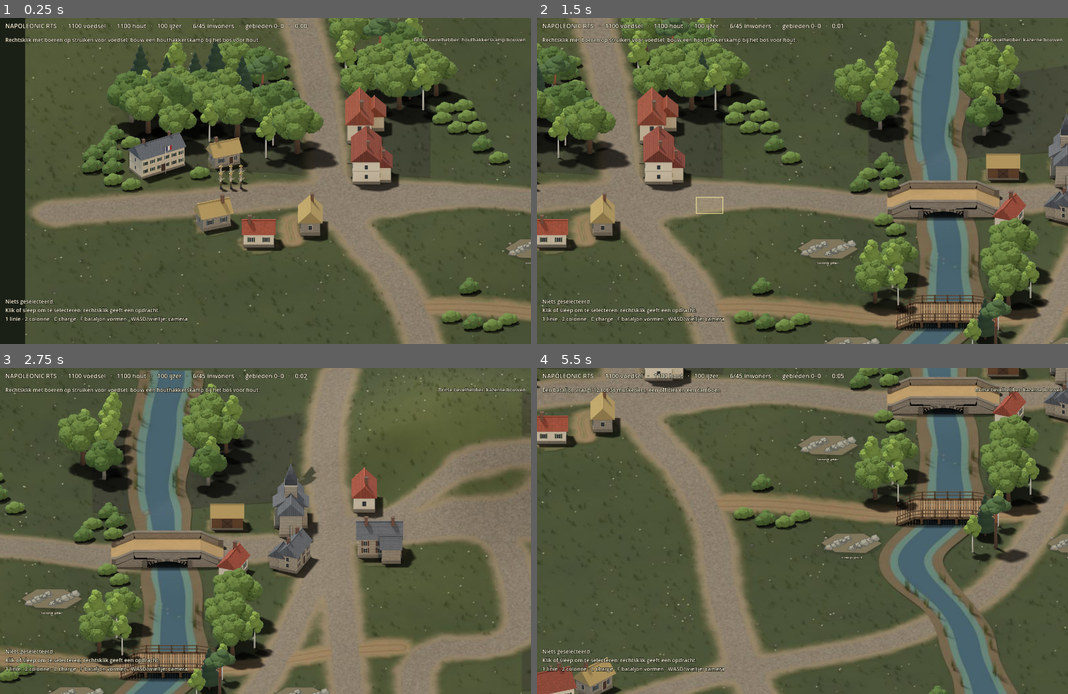
Above: before the commit, frames 1-4 (two rows, left to right).
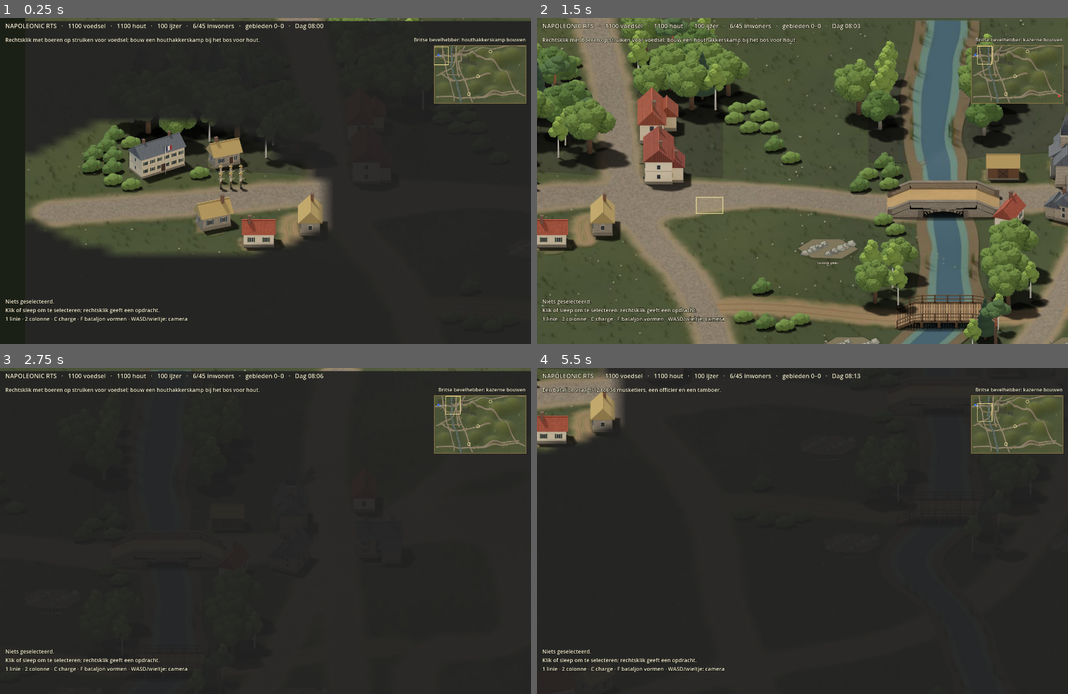
Above: after the commit, the same moments.

Repository: thomasgerritsen-code/-napoleonic-rts.
Game: Godot game, scene res://scenes/main.tscn
The game is run twice, just before and just after one commit, with the same random seed, the same clock (stepped at 60 frames per second) and the same inputs.
Inputs (mouse positions are in pixels of both pictures, inside the frame that each line leads up to):
- Up to frame 1 (0.25 s): no input
- Up to frame 2 (1.5 s): tap Enter at 0.5 s; move the mouse to (919, 164) at 0.52 s; hold D 0.53-1.25 s; tap V at 0.6 s; click (919, 164) at 0.67 s; drag from (696, 197) to (775, 246) at 1.27 s
- Up to frame 3 (2.75 s): move the mouse to (318, 459) at 2.02 s; hold D from 2.03 s (still down); tap R at 2.1 s; click (318, 459) at 2.17 s; tap V at 2.3 s
- Up to frame 4 (5.5 s): release D at 2.75 s; drag from (775, 596) to (643, 482) at 2.77 s; move the mouse to (961, 579) at 3.52 s; hold A 3.53-4.25 s; tap 2 at 3.6 s; click (961, 579) at 3.67 s; tap V at 3.8, 5.3 s; drag from (643, 482) to (722, 449) at 4.27 s; move the mouse to (829, 531) at 5.02 s; hold S from 5.03 s (still down); tap F at 5.1 s; click (829, 531) at 5.17 s

The runs differ from the first frame. In frame 1, 69% of the frame differs, in the area x 4-100%, y 0-100%; in frame 2, 1.5%; in frame 3, 91%; in frame 4, 91%, in the area x 0-100%, y 0-100%.

Commit message:
Godot: fog of war, minimap, day and night
As in the web game, France sees around its men and finished buildings;
seen ground stays dimmed, unseen ground lies under cloud, and enemy men
show only where France sees (V switches the fog off). A minimap shows the
field, both sides as far as seen, the posts and the view, and moves the
camera on a click. The ten-minute day tints the field at dawn, dusk and
night; the clock is in the top bar.

Co-Authored-By: Claude Opus 5.5 <noreply@anthropic.com>
Claude-Session: https://claude.ai/code/session_01JtYPWDhBYAE3XgwFqp4SE2

Diff:
--- /dev/null
+++ b/godot/scripts/day_night.gd
@@ -0,0 +1,61 @@
+class_name DayNight
+extends CanvasLayer
+## The web game's day: ten minutes from 8 in the morning round the clock,
+## warm light at sunrise and sunset, blue moonlight at night. Only the look
+## changes; sight and fighting stay the same.
+
+const CYCLE := 600.0
+const START_HOUR := 8.0
+const NIGHT_OPACITY := 0.34
+const TWILIGHT_OPACITY := 0.18
+const NAMES := {"morning": "Ochtend", "day": "Dag", "evening": "Avond", "night": "Nacht"}
+
+var battle: Battle
+var _shade: ColorRect
+
+
+func _ready() -> void:
+	layer = 1
+	_shade = ColorRect.new()
+	_shade.set_anchors_preset(Control.PRESET_FULL_RECT)
+	_shade.mouse_filter = Control.MOUSE_FILTER_IGNORE
+	add_child(_shade)
+
+
+static func _smooth(a: float, b: float, x: float) -> float:
+	var t := clampf((x - a) / (b - a), 0.0, 1.0)
+	return t * t * (3.0 - 2.0 * t)
+
+
+static func hour_at(seconds: float) -> float:
+	return fmod(START_HOUR + fmod(seconds, CYCLE) * 24.0 / CYCLE, 24.0)
+
+
+## "Dag 13:45" for the HUD.
+static func clock_text(seconds: float) -> String:
+	var hour := hour_at(seconds)
+	var phase := "night" if hour < 5.0 or hour >= 20.0 else ("morning" if hour < 8.0 else ("day" if hour < 17.0 else "evening"))
+	var minute := int(hour * 60.0) % 1440
+	return "%s %02d:%02d" % [NAMES[phase], minute / 60, minute % 60]
+
+
+static func tint_at(seconds: float) -> Color:
+	var hour := hour_at(seconds)
+	var sunrise := _smooth(5.0, 8.0, hour)
+	var sunset := _smooth(17.0, 20.0, hour)
+	var night := 1.0 - sunrise * (1.0 - sunset)
+	var warmth := maxf(4.0 * sunrise * (1.0 - sunrise), 4.0 * sunset * (1.0 - sunset))
+	var blue := night * NIGHT_OPACITY
+	var amber := warmth * TWILIGHT_OPACITY
+	var alpha := blue + amber * (1.0 - blue)
+	if alpha < 0.0001:
+		return Color(0, 0, 0, 0)
+	var moon := Color(12, 25, 58) / 255.0
+	var sun := Color(240, 150, 70) / 255.0
+	var mix := (moon * blue + sun * amber * (1.0 - blue)) / alpha
+	return Color(mix.r, mix.g, mix.b, alpha)
+
+
+func _process(_delta: float) -> void:
+	if battle != null:
+		_shade.color = tint_at(battle.clock)
--- /dev/null
+++ b/godot/scripts/fog.gd
@@ -0,0 +1,119 @@
+class_name Fog
+extends Sprite2D
+## The fog of war over the map, as in the web game: France sees around its
+## men and finished buildings (a town centre furthest); ground it has seen
+## stays drawn but dimmed, ground never seen lies under cloud. Enemy men show
+## only where France sees, enemy buildings once they have been seen.
+
+const CELL := 40.0
+const EVERY := 0.25
+const UNSEEN := 235          # alpha of cloud over unexplored ground
+const REMEMBERED := 120      # and over ground seen before
+
+var battle: Battle
+var enabled := true
+
+var _cols := 0
+var _rows := 0
+var _explored := PackedByteArray()
+var _visible := PackedByteArray()
+var _pixels := PackedByteArray()
+var _image: Image
+var _texture: ImageTexture
+var _clock := 0.0
+
+
+func _ready() -> void:
+	_cols = ceili(Iso.WORLD.x / CELL)
+	_rows = ceili(Iso.WORLD.y / CELL)
+	_explored.resize(_cols * _rows)
+	_visible.resize(_cols * _rows)
+	_pixels.resize(_cols * _rows * 2)
+	_image = Image.create_from_data(_cols, _rows, false, Image.FORMAT_LA8, _pixels)
+	_texture = ImageTexture.create_from_image(_image)
+	texture = _texture
+	centered = false
+	scale = Vector2(CELL, CELL * Iso.SQ)
+	texture_filter = CanvasItem.TEXTURE_FILTER_LINEAR
+	z_index = 15
+	refresh()
+
+
+func vision(node: Node2D) -> float:
+	if node is Building:
+		return 330.0 if (node as Building).type == "towncenter" else 250.0
+	match (node as Unit).type:
+		"cavalry":
+			return 270.0
+		"artillery":
+			return 290.0
+		"officer":
+			return 250.0
+	return 215.0
+
+
+func sees(at: Vector2) -> bool:
+	if not enabled:
+		return true
+	var c := _cell(at)
+	return c >= 0 and _visible[c] == 1
+
+
+func explored(at: Vector2) -> bool:
+	if not enabled:
+		return true
+	var c := _cell(at)
+	return c >= 0 and _explored[c] == 1
+
+
+func _cell(at: Vector2) -> int:
+	var x := floori(at.x / CELL)
+	var y := floori(at.y / CELL)
+	if x < 0 or y < 0 or x >= _cols or y >= _rows:
+		return -1
+	return y * _cols + x
+
+
+func _process(delta: float) -> void:
+	_clock -= delta
+	if _clock <= 0.0:
+		_clock = EVERY
+		refresh()
+
+
+func refresh() -> void:
+	visible = enabled
+	if battle == null or not enabled:
+		return
+	_visible.fill(0)
+	var sources: Array[Node2D] = []
+	for u in battle.units:
+		if u.side == "france" and u.alive():
+			sources.append(u)
+	for b in battle.buildings:
+		if b.side == "france" and b.complete and b.standing():
+			sources.append(b)
+	for s in sources:
+		var at := Battle.spot(s)
+		var r := vision(s)
+		var cx := floori(at.x / CELL)
+		var cy := floori(at.y / CELL)
+		var reach := ceili(r / CELL)
+		for y in range(maxi(0, cy - reach), mini(_rows, cy + reach + 1)):
+			for x in range(maxi(0, cx - reach), mini(_cols, cx + reach + 1)):
+				var centre := Vector2((x + 0.5) * CELL, (y + 0.5) * CELL)
+				if centre.distance_squared_to(at) <= r * r:
+					var i := y * _cols + x
+					_visible[i] = 1
+					_explored[i] = 1
+	for i in _cols * _rows:
+		_pixels[i * 2] = 34
+		_pixels[i * 2 + 1] = 0 if _visible[i] == 1 else (REMEMBERED if _explored[i] == 1 else UNSEEN)
+	_image.set_data(_cols, _rows, false, Image.FORMAT_LA8, _pixels)
+	_texture.update(_image)
+	for u in battle.units:
+		if u.side != "france":
+			u.visible = sees(u.world) or not u.alive() and explored(u.world)
+	for b in battle.buildings:
+		if b.side != "france":
+			b.visible = explored(b.world)
--- a/godot/scripts/hud.gd
+++ b/godot/scripts/hud.gd
@@ -13,9 +13,11 @@
 var _result: Label
 var _buttons: GridContainer
 var _dirty := true
+var _minimap: Minimap
 
 
 func _ready() -> void:
+	layer = 2
 	var bar := _panel(Vector2(0, 0), Vector2(0, 40))
 	bar.set_anchors_preset(Control.PRESET_TOP_WIDE)
 	bar.offset_bottom = 40
@@ -41,6 +43,13 @@
 	_buttons.add_theme_constant_override("h_separation", 6)
 	_buttons.add_theme_constant_override("v_separation", 6)
 	add_child(_buttons)
+	_minimap = Minimap.new()
+	_minimap.battle = battle
+	_minimap.camera = battle.camera if battle != null else null
+	_minimap.set_anchors_preset(Control.PRESET_TOP_RIGHT)
+	_minimap.offset_left = -Minimap.SIZE.x - 14
+	_minimap.offset_top = 74
+	add_child(_minimap)
 	_result = _label(self, Vector2.ZERO, 30)
 	_result.set_anchors_preset(Control.PRESET_CENTER_TOP)
 	_result.offset_top = 110
@@ -82,10 +91,9 @@
 	if battle == null:
 		return
 	var e: Dictionary = battle.economy["france"]
-	var minutes := int(battle.clock) / 60
-	_top.text = "NAPOLEONIC RTS   ·   %d voedsel   ·   %d hout   ·   %d ijzer   ·   %d/%d inwoners   ·   gebieden %d–%d   ·   %d:%02d" % [
+	_top.text = "NAPOLEONIC RTS   ·   %d voedsel   ·   %d hout   ·   %d ijzer   ·   %d/%d inwoners   ·   gebieden %d–%d   ·   %s" % [
 		e["food"], e["wood"], e["iron"], battle.pop_used("france"), battle.pop_cap("france"),
-		battle.territories_held("france"), battle.territories_held("britain"), minutes, int(battle.clock) % 60]
+		battle.territories_held("france"), battle.territories_held("britain"), DayNight.clock_text(battle.clock)]
 	_status.text = battle.status
 	_plan.text = "Britse bevelhebber: %s" % battle.ai.plan
 	_info.text = _describe()
--- a/godot/scripts/main.gd
+++ b/godot/scripts/main.gd
@@ -39,10 +39,11 @@
 		return list
 
 var ai: BritishCommand
+var fog: Fog
 var _units_layer: Node2D
 var _effects: Node2D
 var _overlay: Overlay
-var _camera: BattleCamera
+var camera: BattleCamera
 var _hud: Hud
 var _smoke: Texture2D
 var _next_id := 10000
@@ -67,6 +68,9 @@
 	_effects = Node2D.new()
 	_effects.z_index = 10
 	add_child(_effects)
+	fog = Fog.new()
+	fog.battle = self
+	add_child(fog)
 	_overlay = Overlay.new()
 	_overlay.battle = self
 	_overlay.z_index = 20
@@ -74,10 +78,13 @@
 	_smoke = _puff_texture()
 	_load_opening()
 	ai = BritishCommand.new(self)
-	_camera = BattleCamera.new()
-	add_child(_camera)
+	camera = BattleCamera.new()
+	add_child(camera)
 	var home := town_centre("france")
-	_camera.focus(Iso.to_screen(home.world + Vector2(260, 60)) if home != null else Iso.to_screen(Iso.WORLD / 2.0))
+	camera.focus(Iso.to_screen(home.world + Vector2(260, 60)) if home != null else Iso.to_screen(Iso.WORLD / 2.0))
+	var day := DayNight.new()
+	day.battle = self
+	add_child(day)
 	_hud = Hud.new()
 	_hud.battle = self
 	add_child(_hud)
@@ -806,7 +813,7 @@
 func _thing_at(at: Vector2, enemy: bool) -> Node2D:
 	var screen := Iso.to_screen(at)
 	for u in units:
-		if u.alive() and (u.side != "france") == enemy and u.position.distance_to(screen) < 14.0:
+		if u.alive() and (u.side != "france") == enemy and u.visible and u.position.distance_to(screen) < 14.0:
 			return u
 	for b in buildings:
 		if b.standing() and (b.side != "france") == enemy and absf(b.world.x - at.x) < b.size.x / 2.0 and absf(b.world.y - at.y) < b.size.y / 2.0:
@@ -838,6 +845,9 @@
 				charge()
 			KEY_F:
 				form_regiment()
+			KEY_V:
+				fog.enabled = not fog.enabled
+				fog.refresh()
 		return
 	if event is InputEventMouseMotion and _drag_start != null:
 		_overlay.box = Rect2(_drag_start, Vector2.ZERO).expand(get_global_mouse_position())
--- /dev/null
+++ b/godot/scripts/minimap.gd
@@ -0,0 +1,72 @@
+class_name Minimap
+extends Control
+## The whole map in a corner: the ground, both sides' men and buildings (the
+## enemy only where France sees), the posts, and the camera's view. A click
+## or drag moves the camera there.
+
+const SIZE := Vector2(240, 150)
+
+var battle: Battle
+var camera: BattleCamera
+
+var _ground: Texture2D
+var _source := Rect2()
+var _clock := 0.0
+
+
+func _ready() -> void:
+	custom_minimum_size = SIZE
+	size = SIZE
+	mouse_filter = Control.MOUSE_FILTER_STOP
+	var meta: Dictionary = Iso.read_json("res://assets/map/ground.json")
+	_ground = load("res://assets/map/" + String(meta["image"]))
+	var pad := float(meta.get("padTop", 0.0))
+	_source = Rect2(0, pad, _ground.get_width(), _ground.get_height() - pad)
+
+
+func _process(delta: float) -> void:
+	_clock -= delta
+	if _clock <= 0.0:
+		_clock = 0.2
+		queue_redraw()
+
+
+func _to_map(world: Vector2) -> Vector2:
+	return world / Iso.WORLD * SIZE
+
+
+func _draw() -> void:
+	draw_rect(Rect2(Vector2(-2, -2), SIZE + Vector2(4, 4)), Color(0.55, 0.47, 0.28, 0.9))
+	draw_texture_rect_region(_ground, Rect2(Vector2.ZERO, SIZE), _source)
+	if battle == null:
+		return
+	for p in battle.territories:
+		var owner: String = p["owner"]
+		var colour := Color(0.9, 0.85, 0.6) if owner == "" else (Color(0.3, 0.5, 1.0) if owner == "france" else Color(1.0, 0.35, 0.3))
+		draw_arc(_to_map(p["world"]), 4.0, 0.0, TAU, 12, colour, 1.5)
+	for b in battle.buildings:
+		if b.standing() and (b.side == "france" or b.visible):
+			var c := Color(0.25, 0.45, 1.0) if b.side == "france" else Color(0.95, 0.25, 0.2)
+			draw_rect(Rect2(_to_map(b.world) - Vector2(2.5, 2.5), Vector2(5, 5)), c)
+	for u in battle.units:
+		if u.alive() and (u.side == "france" or u.visible):
+			var c := Color(0.55, 0.7, 1.0) if u.side == "france" else Color(1.0, 0.45, 0.4)
+			draw_rect(Rect2(_to_map(u.world) - Vector2(1, 1), Vector2(2, 2)), c)
+	if camera != null:
+		var view := get_viewport_rect().size / camera.zoom
+		var centre := Iso.to_world(camera.position)
+		var half := Vector2(view.x, view.y / Iso.SQ) / 2.0
+		draw_rect(Rect2(_to_map(centre - half), _to_map(half * 2.0)), Color(1.0, 0.92, 0.6), false, 1.2)
+
+
+func _gui_input(event: InputEvent) -> void:
+	var button := event as InputEventMouseButton
+	var motion := event as InputEventMouseMotion
+	var at := Vector2(-1, -1)
+	if button != null and button.pressed and button.button_index == MOUSE_BUTTON_LEFT:
+		at = button.position
+	elif motion != null and (motion.button_mask & MOUSE_BUTTON_MASK_LEFT) != 0:
+		at = motion.position
+	if at.x >= 0.0 and camera != null:
+		camera.focus(Iso.to_screen(at / SIZE * Iso.WORLD))
+		accept_event()
--- a/godot/tests/smoke_test.gd
+++ b/godot/tests/smoke_test.gd
@@ -30,6 +30,11 @@
 	_check(battle.houses.size() > 20, "the villages' %d houses are there" % battle.houses.size())
 	var point := Vector2(4500, 3200)
 	_check(Iso.to_world(Iso.to_screen(point)).distance_to(point) < 1.0, "screen to world inverts world to screen")
+
+	battle.fog.refresh()
+	_check(battle.fog.sees(battle.town_centre("france").world), "France sees its own base")
+	_check(not battle.fog.sees(battle.town_centre("britain").world) and not battle.town_centre("britain").visible,
+		"the British base lies hidden in the fog")
 
 	# The river: a man sent across it goes over a bridge, never through the water.
 	var walker := battle.add_unit("france", "infantry", Vector2(1100, 1900))
